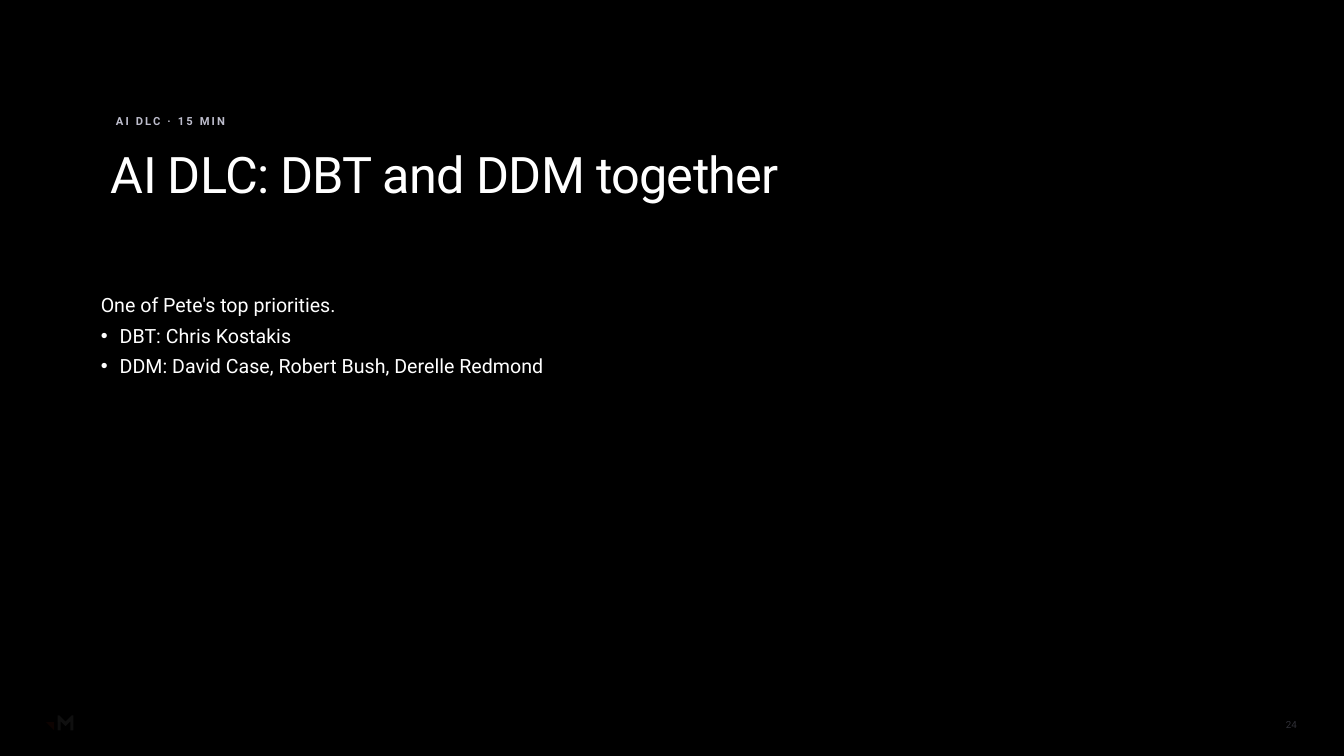
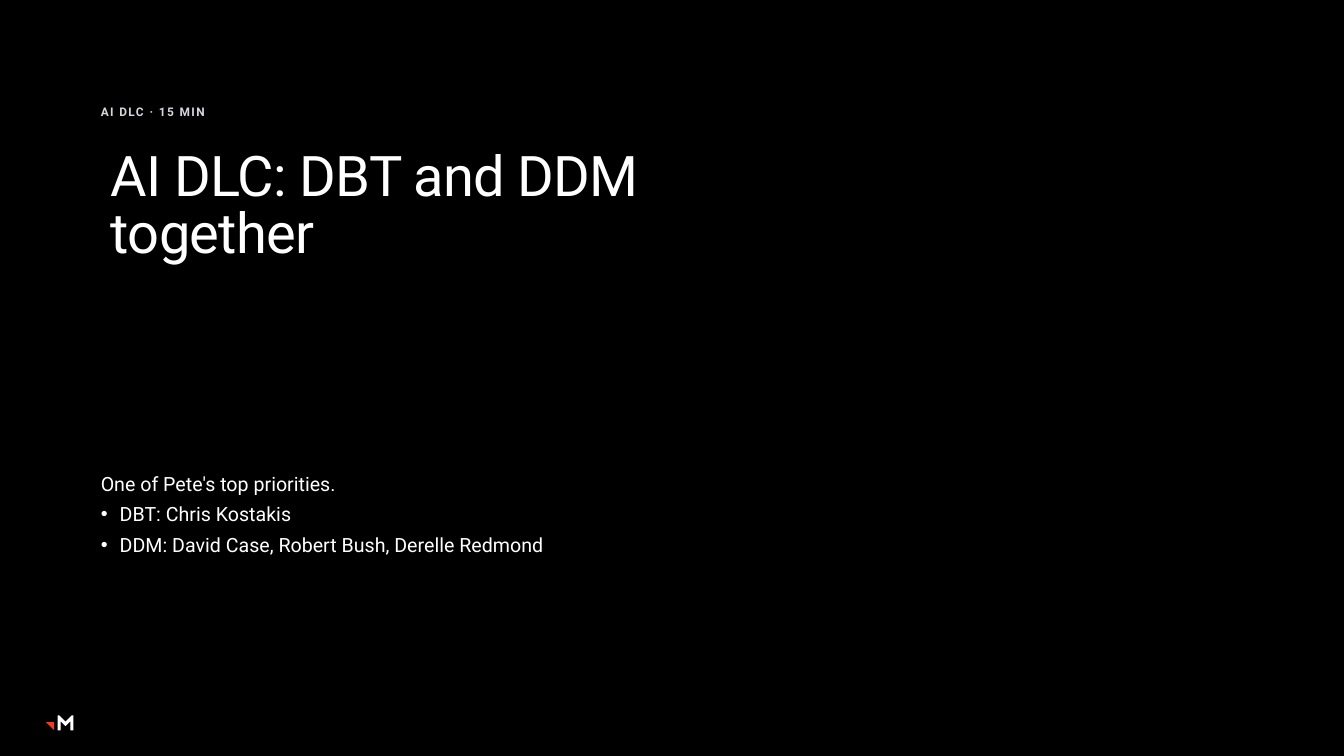
Before and after one commit to RachelHarrisMerkle/BasicMerkle, a slide deck: slide 24 of AI_Steerco_Kickoff_Shell.pptx. Drawn at 1344x756 pixels with LibreOffice and Linux fonts; fonts in the diff are those of the drawing; background and template pictures are left out; a plain dark background stands for a picture behind light text. Boxes give left, top, right and bottom in pixels: in the first picture for what was removed or moved away, otherwise in the second. Text is boxed around its words. In the diff, an @@ line names an element or a change of style, - is before the commit and + after.

```diff
--- a/AI_Steerco_Kickoff_Shell.pptx
+++ b/AI_Steerco_Kickoff_Shell.pptx
@@ rectangle removed at (0, 0, 1344, 756) @@
@@ rectangle removed at (0, 0, 1344, 756) @@
@@ rounded rectangle removed at (71, 76, 797, 431) @@
@@ text "AI DLC · 15 MIN" at (101, 105, 857, 135): size 8 to 8.5 pt, text colour #BDBDCC to #D6D6DF, letter spacing 1.5 to 1 pt; less space between paragraphs; vertical alignment bottom to top @@
@@ title "AI DLC: DBT and DDM ..." at (111, 154, 639, 265): size 36 to 40 pt; line spacing 0.9 to 0.85 @@
@@ text "One of Pete's top priorities.": place and size @@
-text "One of Pete's top priorities." at (101, 297, 543, 376)
+text "One of Pete's top priorities." at (101, 476, 543, 555)
@@ page number removed at (1286, 721, 1297, 728) @@
-24
```
Also in this commit, not shown: 15 other slides changed.
